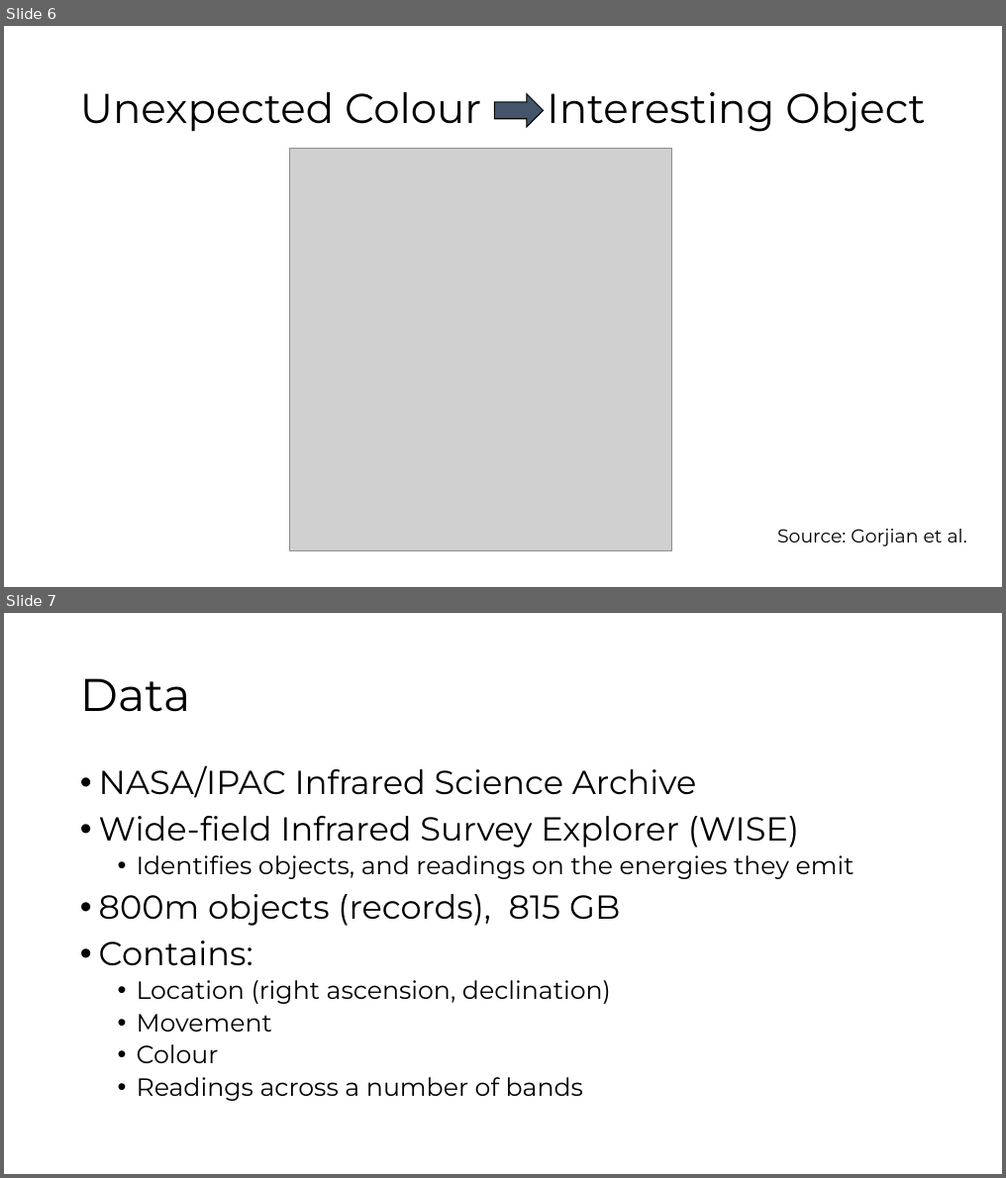
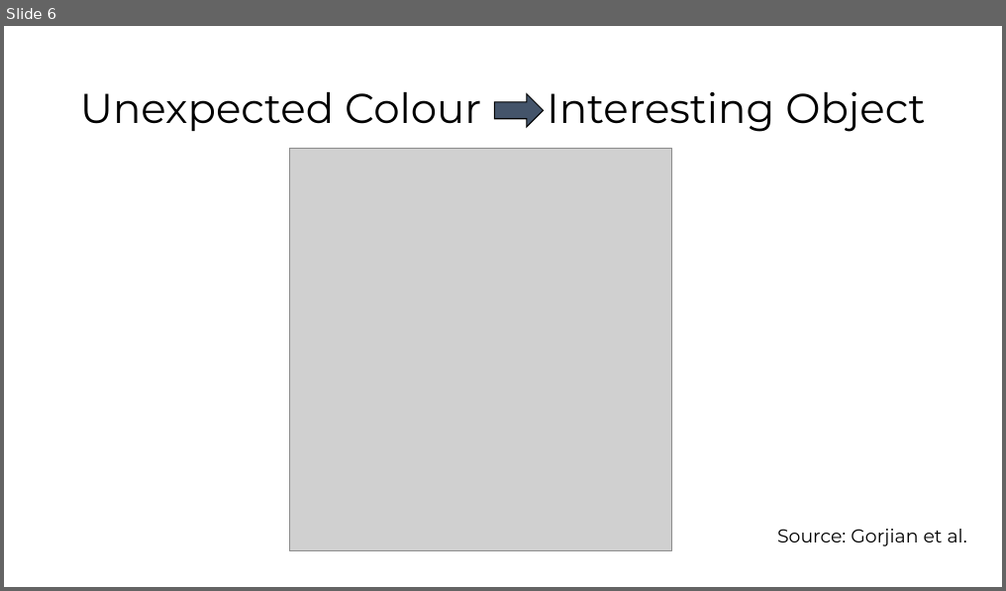
Before and after one commit to ibhojwani/seip_big_data, a slide deck: Presentation.pptx. Shown one above the other, each under a label of ours: slides 6 and 7 before the commit, slide 6 after it. The pictures are 1006x1178 and 1006x591 pixels, drawn with LibreOffice and Linux fonts; fonts in the diff are those of the drawing; grey boxes stand for pictures. Boxes give left, top, right and bottom in pixels: in the first picture for what was removed or moved away, otherwise in the second. Text is boxed around its words. In the diff, an @@ line names an element or a change of style, - is before the commit and + after.

Commit message:
updating Powerpoint

```diff
--- a/Presentation.pptx
+++ b/Presentation.pptx
@@ slide 7 removed at <box>4,613,1002,1174</box>, background #FFFFFF @@
@@ title removed at <box>80,678,190,712</box> @@
-Data
@@ text removed at <box>99,765,854,1101</box> @@
-• NASA/IPAC Infrared Science Archive
-• Wide-field Infrared Survey Explorer (WISE)
-  • Identifies objects, and readings on the energies they emit
-• 800m objects (records), 815 GB
-• Contains:
-  • Location (right ascension, declination)
-  • Movement
-  • Colour
-  • Readings across a number of bands
```
Also in this commit, not shown: 20 slides added.
